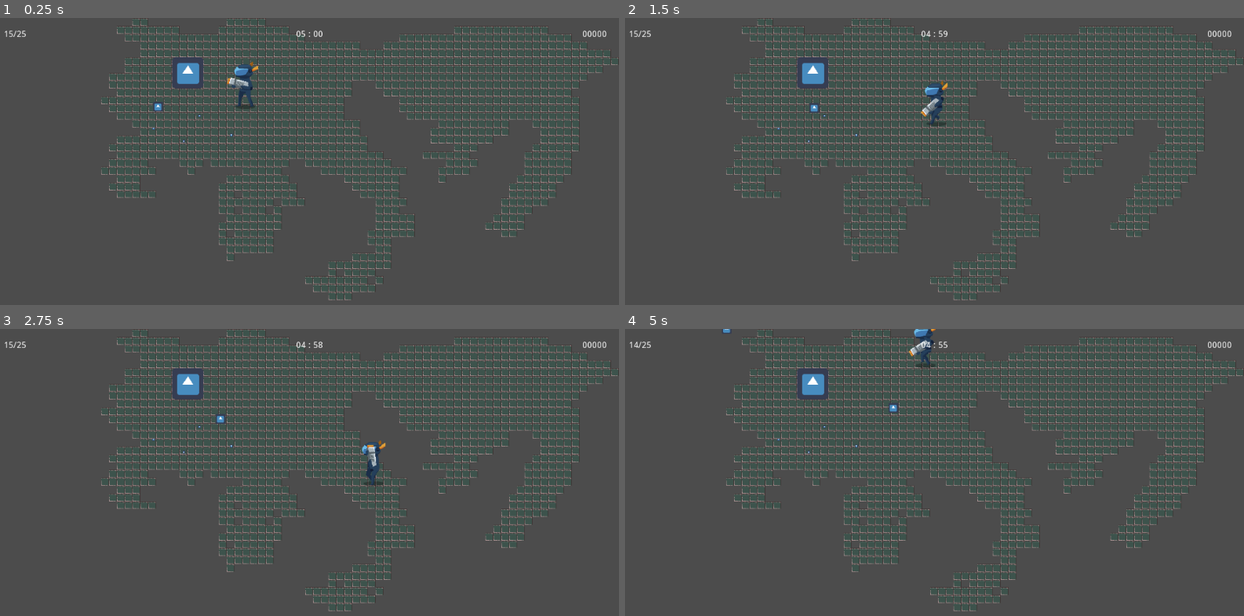
Above: before the commit, frames 1-4 (two rows, left to right).
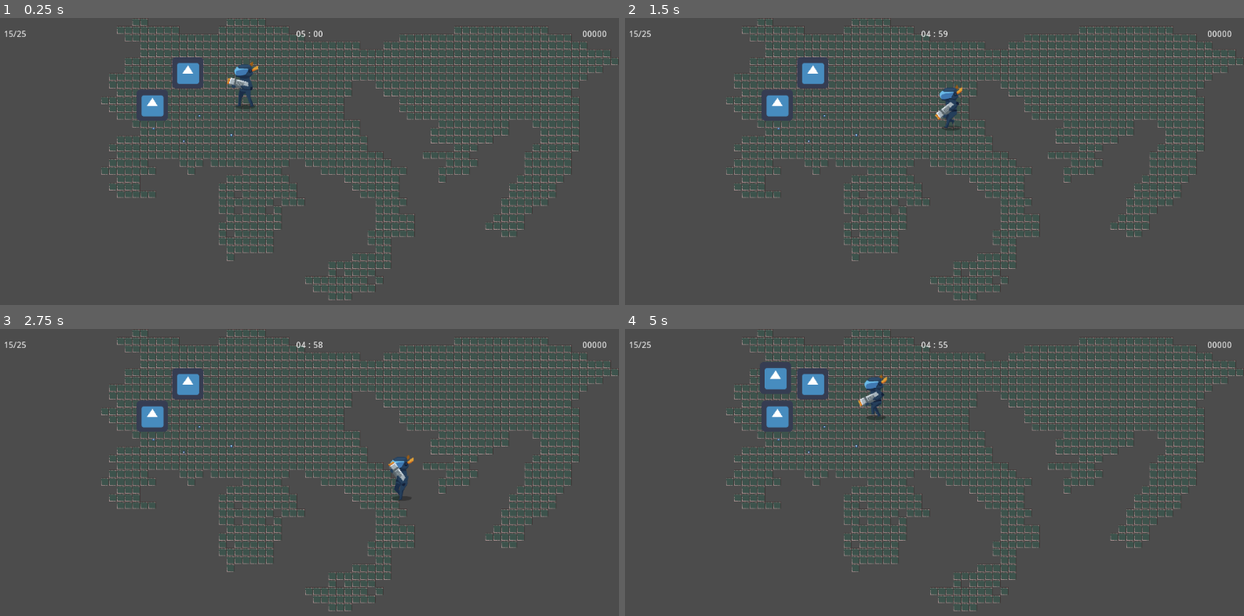
Above: after the commit, the same moments.

Repository: jimmyjonezz/Annigilation
Game: Godot game, scene res://Main/Main.tscn
The game is run twice, just before and just after one commit, with the same random seed, the same clock (stepped at 60 frames per second) and the same inputs. The engine's default icon, where the game draws it, is replaced by a stand-in: a white triangle on a blue panel in a dark square.
Inputs (mouse positions are in pixels of both pictures, inside the frame that each line leads up to):
- Up to frame 1 (0.25 s): no input
- Up to frame 2 (1.5 s): move the mouse to (1070, 184) at 0.52 s; hold Right (ui_right) 0.53-1.28 s; move the mouse to (804, 218) at 1.27 s; hold Down (ui_down) from 1.28 s (still down)
- Up to frame 3 (2.75 s): move the mouse to (365, 432) at 2.02 s; release Down (ui_down) at 2.03 s; hold Right (ui_right) from 2.03 s (still down)
- Up to frame 4 (5 s): move the mouse to (897, 587) at 2.77 s; release Right (ui_right) at 2.78 s; hold Up (ui_up) 2.78-3.53 s; move the mouse to (1120, 567) at 3.52 s; hold Left (ui_left) from 3.53 s (still down); move the mouse to (742, 458) at 4.27 s

The runs differ from the first frame. In frame 1, 0.3% of the frame differs, in the area x 22-28%, y 24-36%; in frame 2, 1.0%; in frame 3, 1.0%; in frame 4, 1.4%, in the area x 1-51%, y 0-36%.
Error after the commit: Parse Error: Variable "Popup" shadows a native class. (res://Robots/Kamikaze/Kamikaze.gd:5)

Commit message:
0.6.0.3

Diff:
--- a/Main/Main.gd
+++ b/Main/Main.gd
@@ -67,7 +67,7 @@
 			var new_path = get_node("World/Navigation").get_simple_path(
 					get_node("SpawnEnemy").get_child(x).position,
 					get_pos, false)
-			new_path.remove(0)
+			#new_path.remove(0)
 			if new_path.size() > 1:
 				get_node("SpawnEnemy").get_child(x).path = new_path
 
--- a/Main/Main.tscn
+++ b/Main/Main.tscn
@@ -44,6 +44,7 @@
 [node name="Player" parent="Position" instance=ExtResource( 6 )]
 position = Vector2( 292.106, 137.369 )
 collision_mask = 15
+speed = 220
 
 [node name="Camera2D" type="Camera2D" parent="Position/Player"]
 editor/display_folded = true
--- /dev/null
+++ b/Other/Popup/Popup.tscn
@@ -0,0 +1,19 @@
+[gd_scene load_steps=3 format=2]
+
+[ext_resource path="res://Image/Progress/rect819.png" type="Texture" id=1]
+[ext_resource path="res://Image/Progress/rect818.png" type="Texture" id=2]
+
+[node name="Popup" type="Control"]
+margin_right = 128.0
+margin_bottom = 30.0
+rect_min_size = Vector2( 128, 30 )
+
+[node name="Health" type="TextureProgress" parent="."]
+margin_right = 120.0
+margin_bottom = 28.0
+grow_horizontal = 0
+max_value = 10.0
+value = 8.0
+rounded = true
+texture_over = ExtResource( 1 )
+texture_progress = ExtResource( 2 )
--- a/Robots/Kamikaze/Kamikaze.gd
+++ b/Robots/Kamikaze/Kamikaze.gd
@@ -1,6 +1,8 @@
 extends KinematicBody2D
 
 class_name Kamikaze
+
+export var Popup : PackedScene
 
 var speed
 var path : = PoolVector2Array() setget set_path
--- a/Robots/Kamikaze/Kamikaze.tscn
+++ b/Robots/Kamikaze/Kamikaze.tscn
@@ -1,12 +1,14 @@
-[gd_scene load_steps=5 format=2]
+[gd_scene load_steps=6 format=2]
 
 [ext_resource path="res://Robots/Kamikaze/Kamikaze.gd" type="Script" id=1]
-[ext_resource path="res://icon.png" type="Texture" id=2]
+[ext_resource path="res://Other/Popup/Popup.tscn" type="PackedScene" id=2]
+[ext_resource path="res://icon.png" type="Texture" id=3]
 
 [sub_resource type="CircleShape2D" id=1]
+radius = 30.2655
 
 [sub_resource type="CircleShape2D" id=2]
-radius = 13.0
+radius = 37.3363
 
 [node name="Kamikaze" type="KinematicBody2D" groups=[
 "enemy",
@@ -14,10 +16,10 @@
 collision_layer = 2
 collision_mask = 27
 script = ExtResource( 1 )
+Popup = ExtResource( 2 )
 
 [node name="Image" type="Sprite" parent="."]
-scale = Vector2( 0.313888, 0.313888 )
-texture = ExtResource( 2 )
+texture = ExtResource( 3 )
 
 [node name="CollisionShape2D" type="CollisionShape2D" parent="."]
 shape = SubResource( 1 )
Binary file added: Image/Progress/rect818.png
Not shown, added: Image/Progress/rect818.png.import
Binary file added: Image/Progress/rect819.png
Not shown, added: Image/Progress/rect819.png.import
